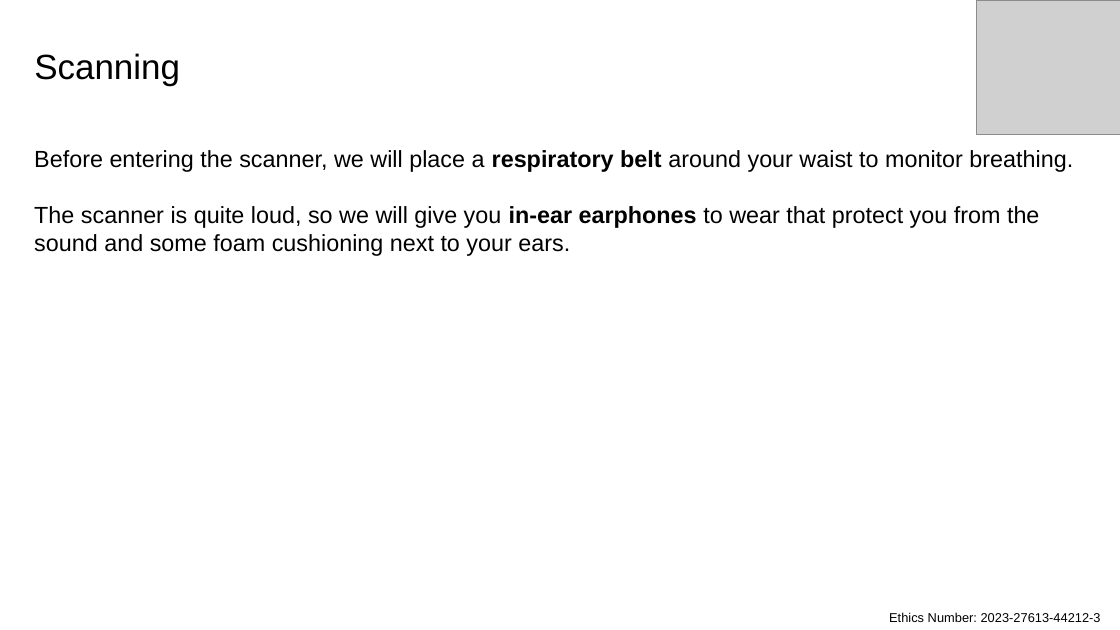
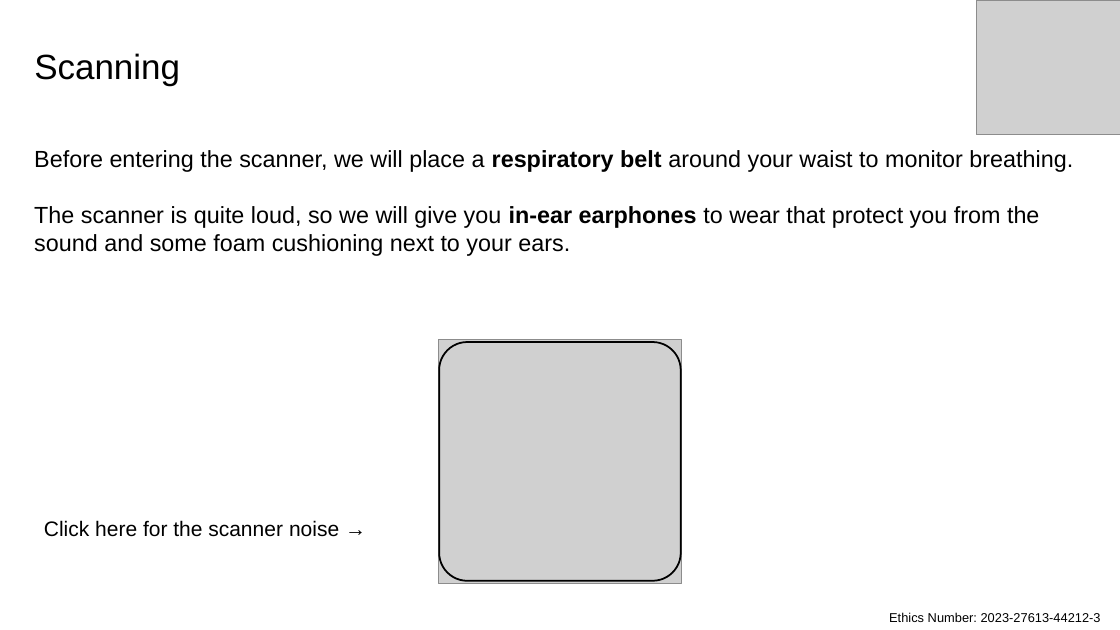
Before and after one commit to ANDLabUniMelb/Task_Prep, a slide deck: slide 4 of NewTasks/Before Scan 1. Briefing.pptx. Drawn at 1120x630 pixels with LibreOffice and Linux fonts; fonts in the diff are those of the drawing; grey boxes stand for pictures. Boxes give left, top, right and bottom in pixels: in the first picture for what was removed or moved away, otherwise in the second. Text is boxed around its words. In the diff, an @@ line names an element or a change of style, - is before the commit and + after.

```diff
--- a/NewTasks/Before Scan 1. Briefing.pptx
+++ b/NewTasks/Before Scan 1. Briefing.pptx
@@ picture added at (439,340,682,584) @@
@@ rounded rectangle added at (439,342,681,581), outline #000000 1.5 pt @@
@@ text added at (44,520,339,537), 18 pt, text #000000 @@
+Click here for the scanner noise →
```
Also in this commit, not shown: 1 other slide changed, 1 other file.
